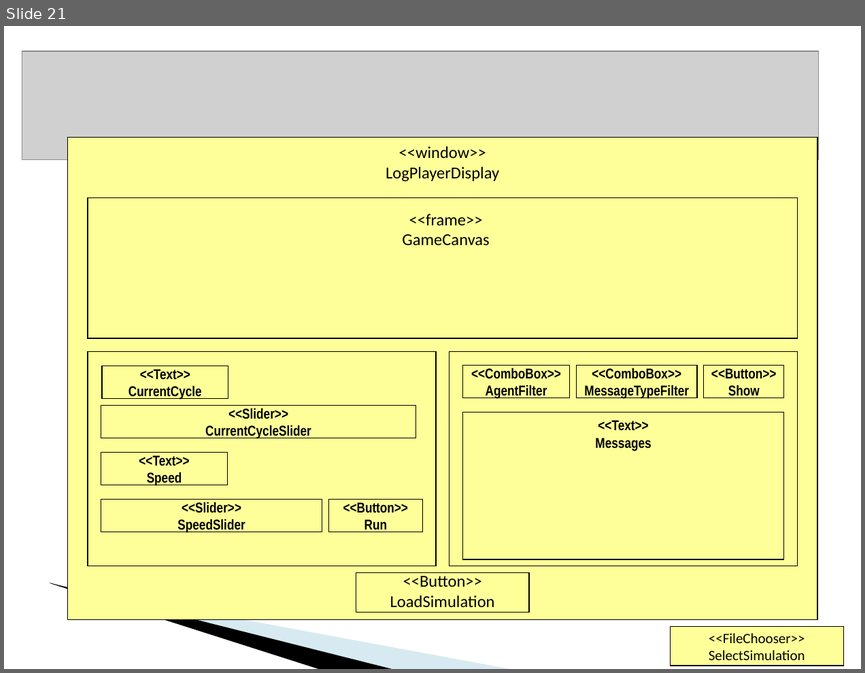
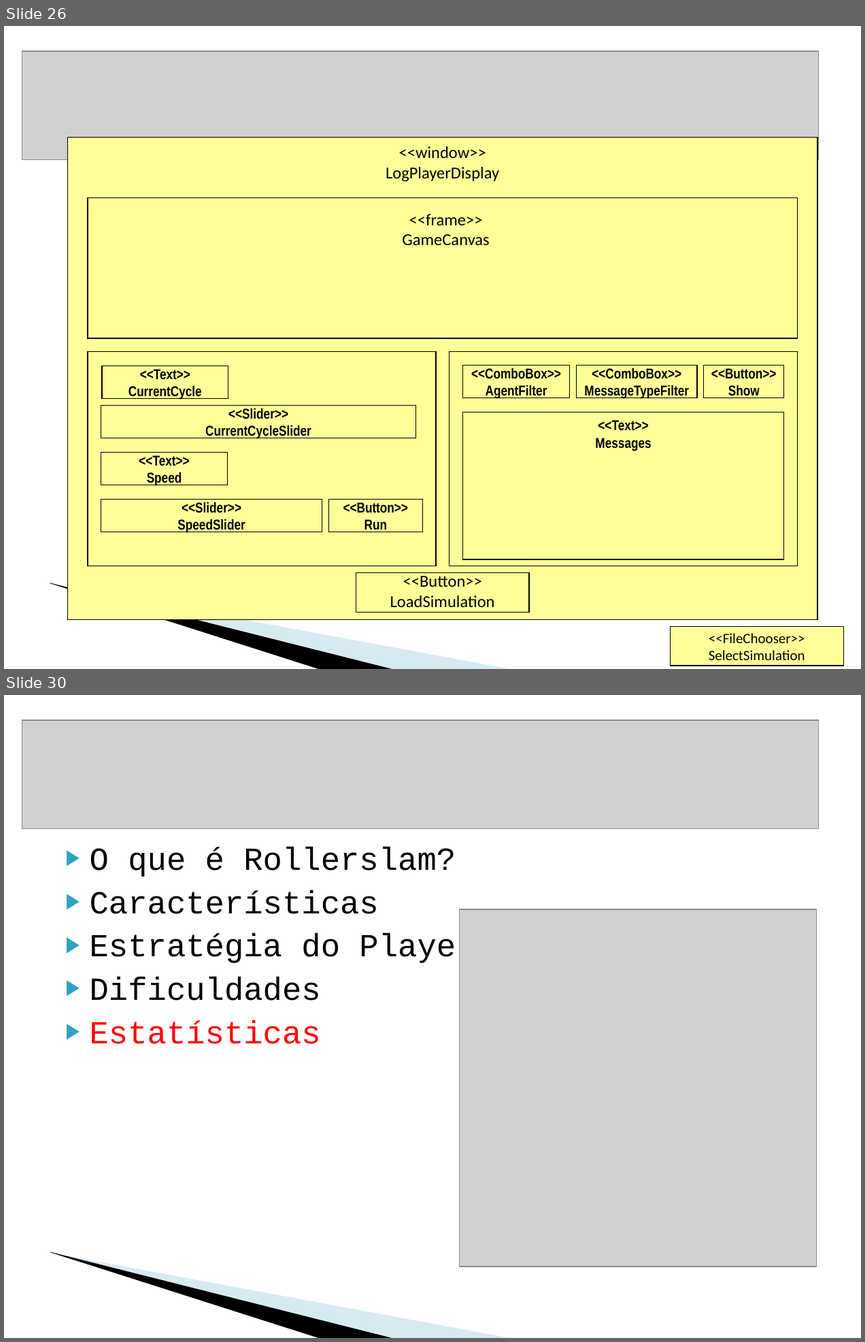
Before and after one commit to krishprince/rollerslam, a slide deck: docs/PresentationAgentes.ppt. Shown one above the other, each under a label of ours: slide 21 before the commit, slides 26 and 30 after it; the slides between them are not shown. The pictures are 865x673 and 865x1342 pixels, drawn with LibreOffice and Linux fonts; fonts in the diff are those of the drawing; grey boxes stand for pictures; background and template pictures are left out. Boxes give left, top, right and bottom in pixels: in the first picture for what was removed or moved away, otherwise in the second. Text is boxed around its words. In the diff, an @@ line names an element or a change of style, - is before the commit and + after.

```diff
--- a/docs/PresentationAgentes.ppt
+++ b/docs/PresentationAgentes.ppt
@@ slide 30 added at [4,695,861,1338], background #FFFFFF; not listed: 2 template elements that a slide beside it also shows @@
@@ picture added at [22,720,818,829] @@
@@ text added at [90,847,475,1044], 27 pt, text #000000 @@
+▶ O que é Rollerslam?
+▶ Características
+▶ Estratégia do Player
+▶ Dificuldades
+▶ Estatísticas
@@ picture added at [459,909,816,1266] @@
@@ what was slide 21 is now slide 26 @@
```
Also in this commit, not shown: 17 slides changed, 8 other slides added, 2 slides removed.
